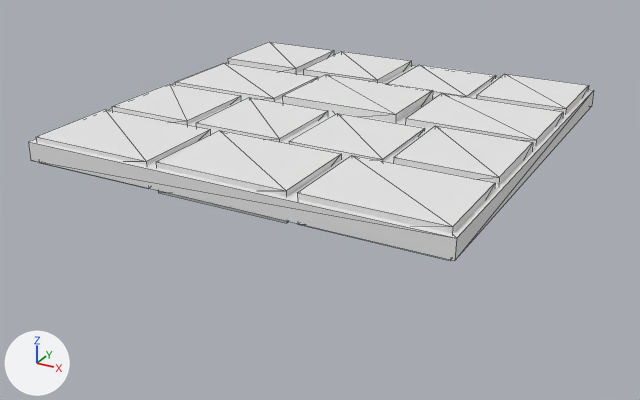
Renders of the glTF model game/assets/construcoes/piso_pedra.glb from each side of a commit.
Rendered twice from a camera (50 mm lens) standing at (3.81, -9.23, 4.76) and looking at (-0.51, -1.38, 0.84). Arrows for +X, +Y and +Z are at lower left; the lights stay in place. The older version comes first. Mesh edges are drawn as thin lines. Objects named as collision shapes, trigger or cutter boxes, shadow casters or lower levels of detail are left out. Vertices at exactly the same position are counted once.

Objects in the first picture: 'piso_pedra'.
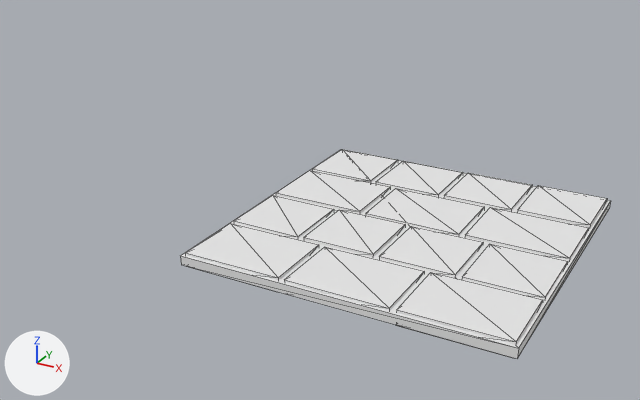
What the commit changed:
me_piso_pedra is used by ob_piso_pedra; location (0.0, 0.0, 2.0).
me_piso_pedra had 120 vertices, 180 faces and spanned x -2.0..2.0, y -4.0..0.0, z -0.15..0.16.
me_piso_pedra now has 120 vertices, 180 faces and spans x -2.0..2.0, y -2.0..2.0, z -0.1..0.1.
me_piso_pedra part 1: the loose piece of 8 vertices spanning x -2.0..2.0, y -4.0..0.0, z -0.09..0.09 is scaled about its middle by (1, 1, 0.682), then moved by (0.0, 2.0, 0.0).
me_piso_pedra part 2: the loose piece of 8 vertices spanning x -1.95..-0.72, y -3.95..-3.05, z -0.12..0.13 is scaled about its middle by (1.02, 1.02, 0.714), then moved by (0.0, 2.0, 0.0).
me_piso_pedra part 3: the loose piece of 8 vertices spanning x -0.62..0.62, y -3.95..-3.05, z -0.13..0.14 is scaled about its middle by (1.02, 1.02, 0.623), then moved by (0.0, 2.0, 0.0).
me_piso_pedra part 4: the loose piece of 8 vertices spanning x 0.72..1.95, y -3.95..-3.05, z -0.12..0.14 is scaled about its middle by (1.02, 1.02, 0.713), then moved by (0.0, 2.0, -0.01).
me_piso_pedra part 5: the loose piece of 8 vertices spanning x -1.95..-1.05, y -2.95..-2.05, z -0.1..0.13 is scaled about its middle by (1.02, 1.02, 0.742), then moved by (0.0, 2.0, -0.02).
me_piso_pedra part 6: the loose piece of 8 vertices spanning x -0.95..-0.05, y -2.95..-2.05, z -0.1..0.12 is scaled about its middle by (1.02, 1.02, 0.822), then moved by (0.0, 2.0, -0.01).
me_piso_pedra part 7: the loose piece of 8 vertices spanning x 0.05..0.95, y -2.95..-2.05, z -0.11..0.12 is scaled about its middle by (1.02, 1.02, 0.785), then moved by (0.0, 2.0, 0.0).
me_piso_pedra part 8: the loose piece of 8 vertices spanning x 1.05..1.95, y -2.95..-2.05, z -0.1..0.15 is scaled about its middle by (1.02, 1.02, 0.654), then moved by (0.0, 2.0, -0.02).
me_piso_pedra part 9: the loose piece of 8 vertices spanning x -1.95..-0.72, y -1.95..-1.05, z -0.11..0.12 is scaled about its middle by (1.02, 1.02, 0.793), then moved by (0.0, 2.0, -0.01).
me_piso_pedra part 10: the loose piece of 8 vertices spanning x -0.62..0.62, y -1.95..-1.05, z -0.11..0.16 is scaled about its middle by (1.02, 1.02, 0.612), then moved by (0.0, 2.0, -0.03).
me_piso_pedra part 11: the loose piece of 8 vertices spanning x 0.72..1.95, y -1.95..-1.05, z -0.12..0.14 is scaled about its middle by (1.02, 1.02, 0.675), then moved by (0.0, 2.0, -0.01).
me_piso_pedra part 12: the loose piece of 8 vertices spanning x -1.95..-1.05, y -0.95..-0.05, z -0.15..0.15 is scaled about its middle by (1.02, 1.02, 0.559), then moved by (0.0, 2.0, 0.0).
me_piso_pedra part 13: the loose piece of 8 vertices spanning x -0.95..-0.05, y -0.95..-0.05, z -0.14..0.15 is scaled about its middle by (1.02, 1.02, 0.579), then moved by (0.0, 2.0, -0.01).
me_piso_pedra part 14: the loose piece of 8 vertices spanning x 0.05..0.95, y -0.95..-0.05, z -0.11..0.12 is scaled about its middle by (1.02, 1.02, 0.774), then moved by (0.0, 2.0, 0.0).
me_piso_pedra part 15: the loose piece of 8 vertices spanning x 1.05..1.95, y -0.95..-0.05, z -0.1..0.15 is scaled about its middle by (1.02, 1.02, 0.792), then moved by (0.0, 2.0, -0.02).
Object 'piso_pedra' (ob_piso_pedra) moves from (0.0, 0.0, 2.0) to (0.0, 0.0, 0.0).

Boxes (x1, y1, x2, y2) around the edits, measured in the pictures (640 x 400 px; the box of a moved part takes in the faces that stretch with it):
'piso_pedra', reshaped, moved (24% narrower): before (28, 42, 594, 261); after (181, 149, 610, 359)
part 1 of me_piso_pedra, moved or reshaped: before (28, 62, 594, 261); after (181, 150, 610, 359)
part 2 of me_piso_pedra, moved or reshaped: before (36, 109, 210, 189); after (185, 223, 319, 290)
part 3 of me_piso_pedra, moved or reshaped: before (156, 130, 341, 223); after (284, 247, 424, 310)
part 4 of me_piso_pedra, moved or reshaped: before (297, 155, 495, 261); after (396, 272, 543, 358)
part 5 of me_piso_pedra, moved or reshaped: before (112, 84, 241, 125); after (234, 195, 334, 238)
part 6 of me_piso_pedra, moved or reshaped: before (196, 97, 328, 142); after (304, 210, 405, 257)
part 7 of me_piso_pedra, moved or reshaped: before (289, 113, 425, 161); after (379, 226, 483, 277)
part 8 of me_piso_pedra, moved or reshaped: before (393, 126, 533, 185); after (462, 244, 568, 299)
part 9 of me_piso_pedra, moved or reshaped: before (175, 63, 318, 101); after (276, 170, 390, 214)
part 10 of me_piso_pedra, moved or reshaped: before (283, 74, 433, 122); after (365, 188, 484, 236)
part 11 of me_piso_pedra, moved or reshaped: before (405, 93, 563, 146); after (465, 207, 589, 260)
part 12 of me_piso_pedra, moved or reshaped: before (228, 42, 334, 73); after (312, 149, 398, 182)
part 13 of me_piso_pedra, moved or reshaped: before (303, 51, 411, 83); after (376, 161, 463, 196)
part 14 of me_piso_pedra, moved or reshaped: before (388, 65, 496, 97); after (444, 173, 532, 211)
part 15 of me_piso_pedra, moved or reshaped: before (476, 74, 589, 114); after (517, 185, 607, 227)
